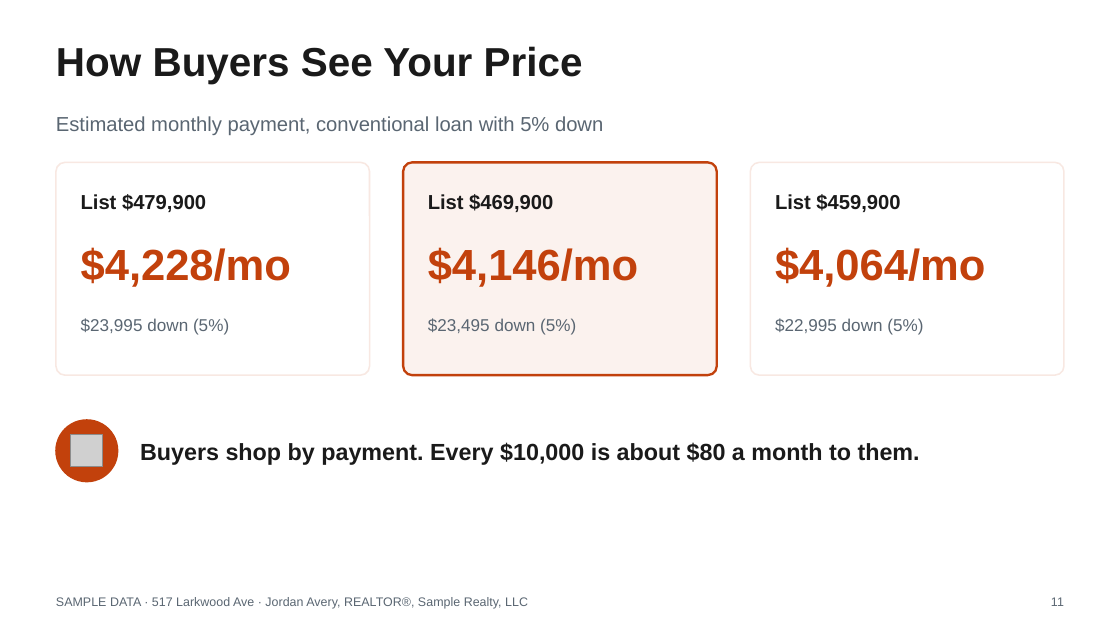
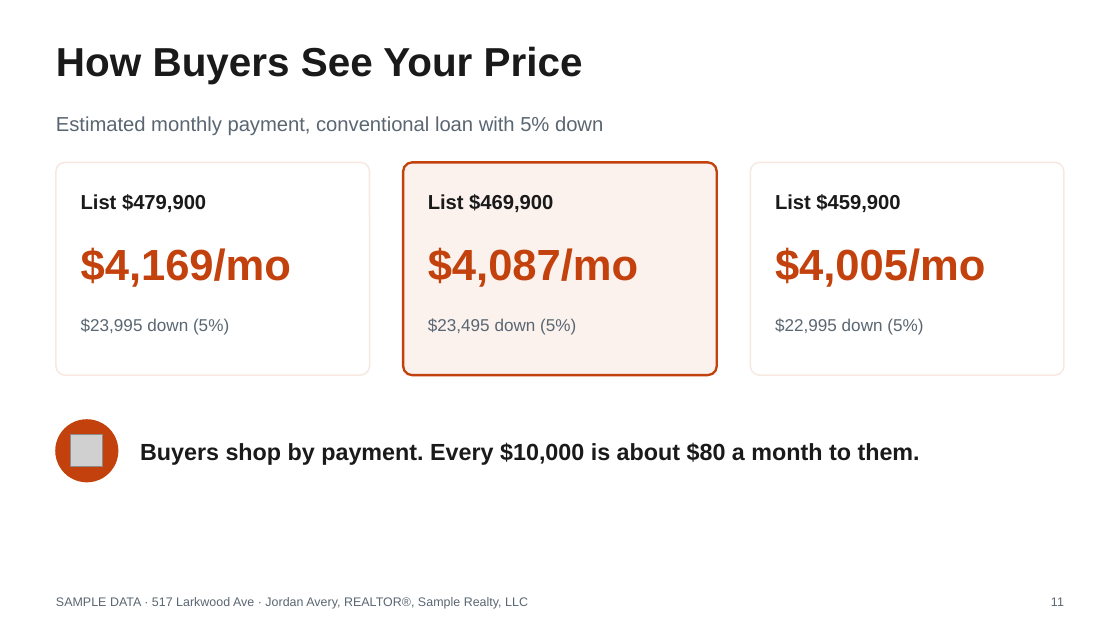
Before and after one commit to axelrivera/real-estate-skills, a slide deck: slide 11 of samples/seller-cma/517-Larkwood-Ave-Listing-Presentation.pptx. Drawn at 1120x630 pixels with LibreOffice and Linux fonts; fonts in the diff are those of the drawing; grey boxes stand for pictures. Boxes give left, top, right and bottom in pixels: in the first picture for what was removed or moved away, otherwise in the second. Text is boxed around its words. In the diff, an @@ line names an element or a change of style, - is before the commit and + after.

```diff
--- a/samples/seller-cma/517-Larkwood-Ave-Listing-Presentation.pptx
+++ b/samples/seller-cma/517-Larkwood-Ave-Listing-Presentation.pptx
@@ text at (81,247,291,287): text changed @@
-$4,228/mo
+$4,169/mo
@@ text at (428,247,638,287): text changed @@
-$4,146/mo
+$4,087/mo
@@ text at (775,247,985,287): text changed @@
-$4,064/mo
+$4,005/mo
```
Also in this commit, not shown: 1 other slide changed, 18 other files.
